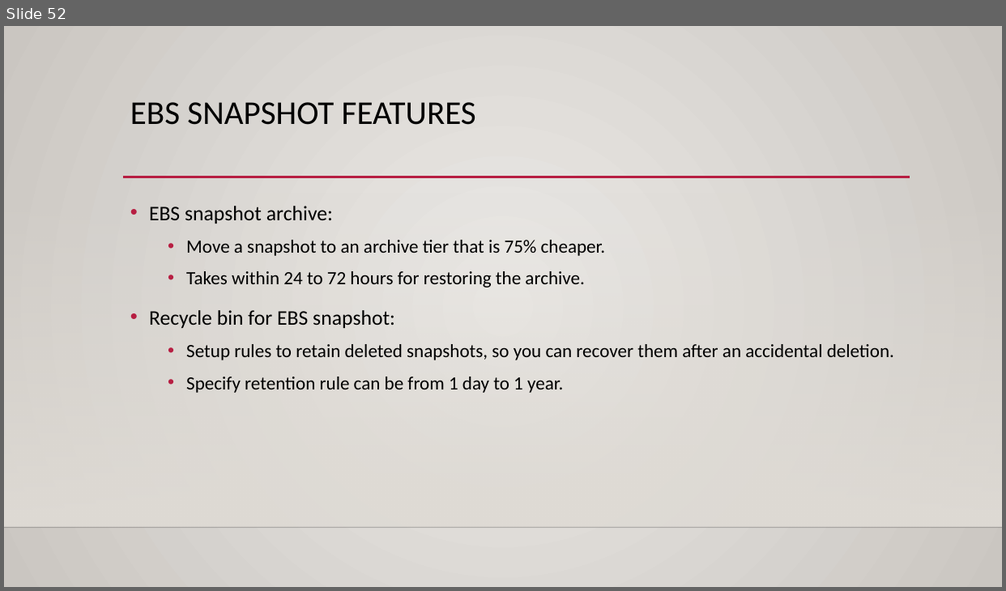
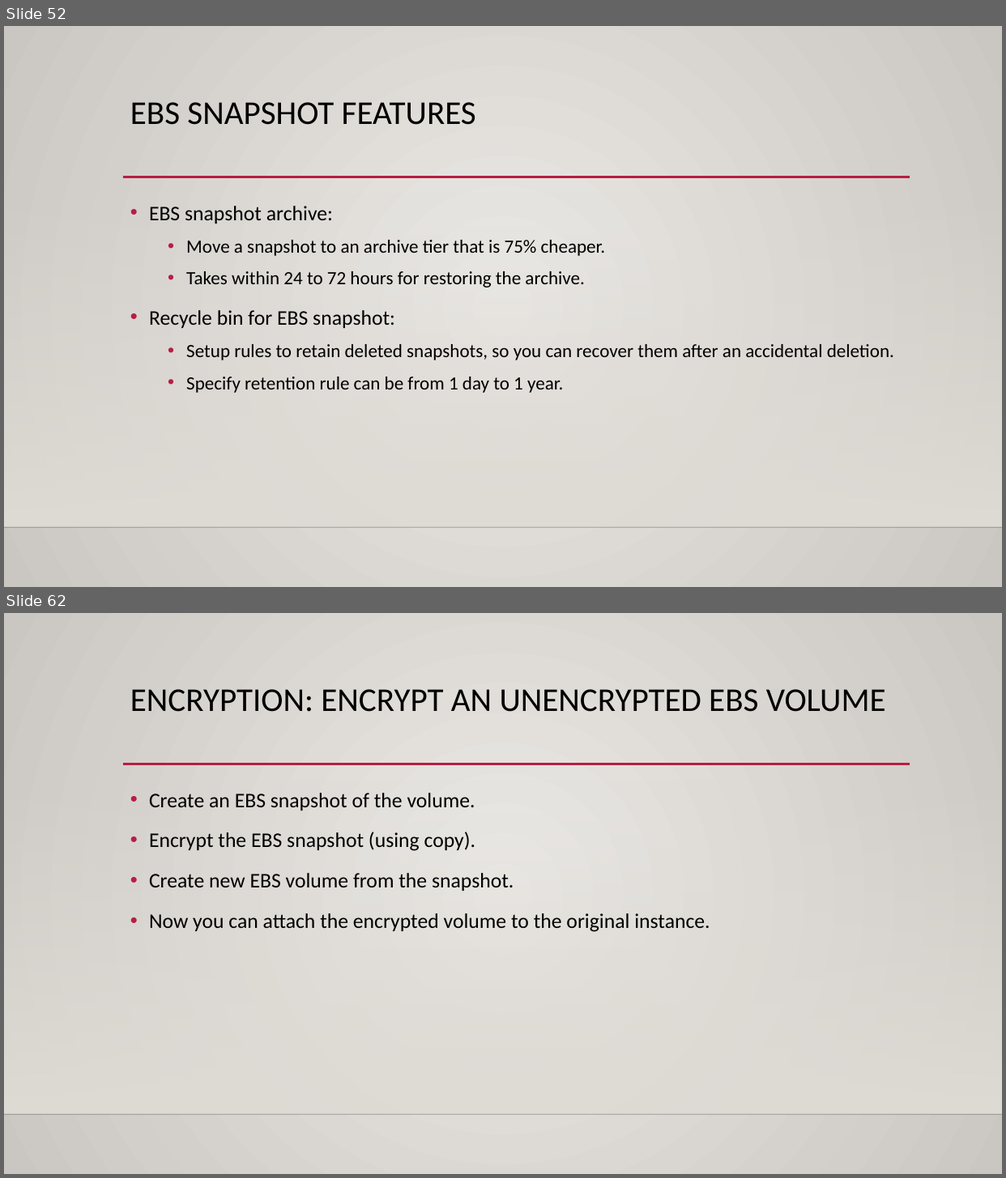
Before and after one commit to kushalnaidu007/AWS-Solution-Architect, a slide deck: AWS-SAA.pptx. Shown one above the other, each under a label of ours: slide 52 before the commit, slides 52 and 62 after it; the slides between them are not shown. The pictures are 1006x591 and 1006x1178 pixels, drawn with LibreOffice and Linux fonts; fonts in the diff are those of the drawing; background and template pictures are left out. Boxes give left, top, right and bottom in pixels: in the first picture for what was removed or moved away, otherwise in the second. Text is boxed around its words. In the diff, an @@ line names an element or a change of style, - is before the commit and + after.

```diff
--- a/AWS-SAA.pptx
+++ b/AWS-SAA.pptx
@@ slide 62 added at <box>4,613,1002,1174</box>, background gradient #ECEAE7 to #CAC7C1; not listed: 3 template elements that a slide beside it also shows @@
@@ title added at <box>130,689,886,712</box>, 32 pt, text #000000 @@
+ENCRYPTION: ENCRYPT AN UNENCRYPTED EBS VOLUME
@@ text added at <box>149,793,710,932</box>, 20 pt, text #000000 @@
+• Create an EBS snapshot of the volume.
+• Encrypt the EBS snapshot (using copy).
+• Create new EBS volume from the snapshot.
+• Now you can attach the encrypted volume to the original instance.
```
Also in this commit, not shown: 26 other slides added.
